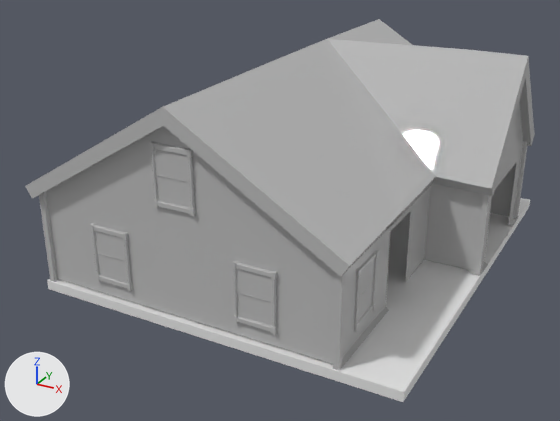
An edit to the FBX model Document/강성민/모델링/Object/export/Cult_house2.fbx, drawn before and after from the same camera.
The view is the same before and after, from a camera (50 mm lens) standing at (11.79, -22.93, 12.16) and looking at (-0.1, -1.31, 1.35). Arrows for +X, +Y and +Z are at lower left; the lights stay in place. Where no turn or scale is listed for an object, it has been applied to the vertices.

Names of what the first picture shows: 'Box001', 'hose2'.
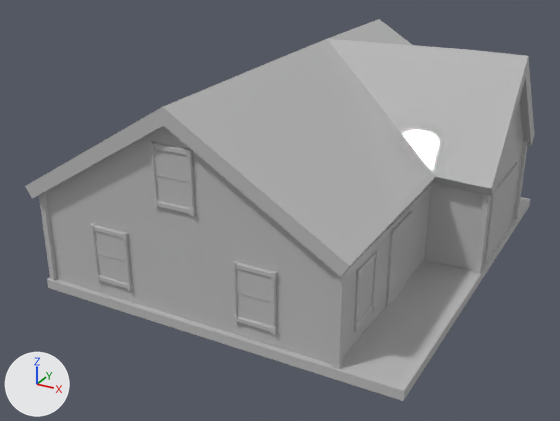
Changed parts and their boxes [x1, y1, x2, y2] in the pictures (560 x 421 px):
'hose2', reshaped (9% taller): before [25, 19, 535, 370]; after [25, 19, 535, 401]
'Box001', deleted: before [47, 198, 530, 402]
part 1 of me_mesh, added: after [484, 162, 519, 262]
part 2 of me_mesh, added: after [385, 211, 413, 307]
part 3 of me_mesh, added: after [47, 197, 530, 401]

What the commit changed:
me_mesh has 1270 vertices, 1151 faces and spans x -6.9..5.59, y -7.36..7.36, z 0.0..6.77.
me_mesh is used by ob_hose2; location (1.25, 0.0, -0.04).
me_mesh part 1: a new loose piece, a box spanning x 5.02..5.39, y 0.83..4.2, z 0.04..2.58, in mat_02___default (grey #bcbcbc).
me_mesh part 2: a new loose piece, a box spanning x 3.21..3.59, y -3.5..-1.81, z 0.04..2.58, in mat_02___default (grey #bcbcbc).
me_mesh part 3: a new loose piece, a box spanning x -6.71..5.48, y -7.18..7.18, z -0.24..0.08, in mat_02___default (grey #bcbcbc).
Object 'Box001' (ob_box001) is deleted.
